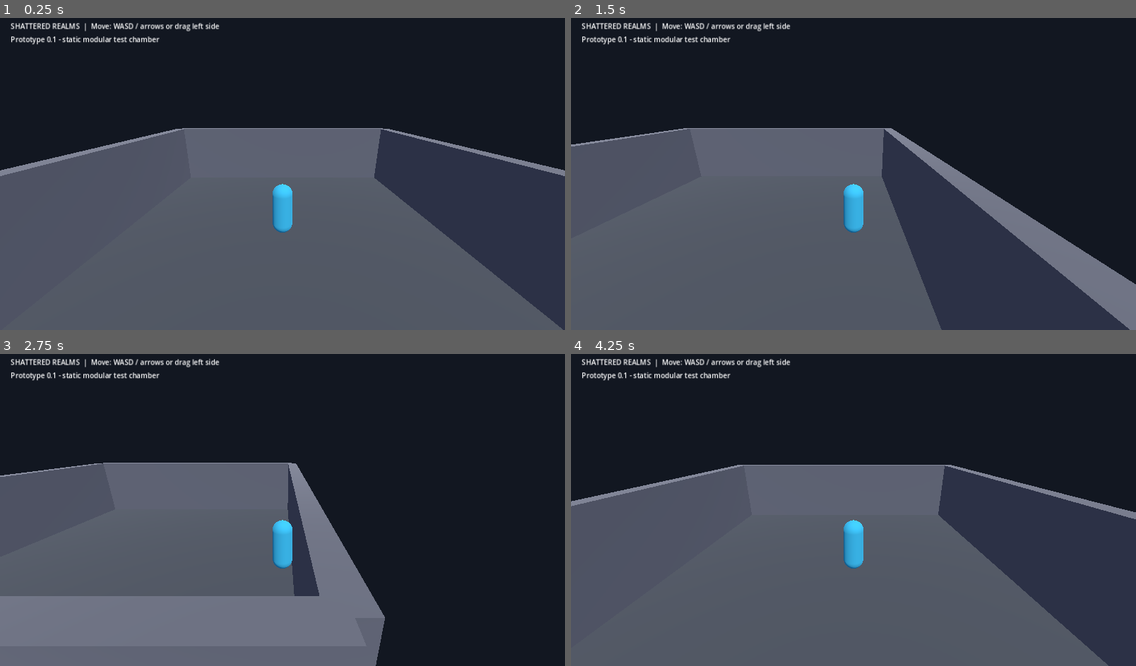
Above: before the commit, frames 1-4 (two rows, left to right).
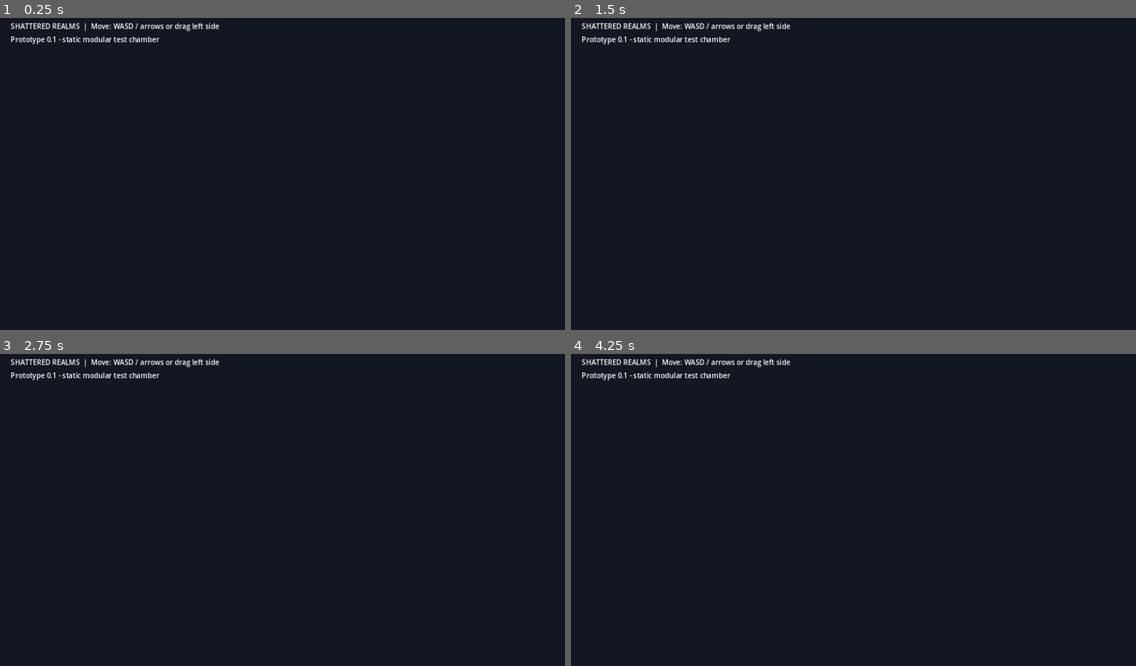
Above: after the commit, the same moments.

Repository: edbaus-alt/Shattered-realms-
Game: Godot game, scene res://scenes/main.tscn
The game is run twice, just before and just after one commit, with the same random seed, the same clock (stepped at 60 frames per second) and the same inputs.
Inputs (mouse positions are in pixels of both pictures, inside the frame that each line leads up to):
- Up to frame 1 (0.25 s): no input
- Up to frame 2 (1.5 s): tap Enter at 0.5 s; move the mouse to (977, 155) at 0.52 s; hold Right (ui_right) 0.53-1.25 s; click (977, 155) at 0.67 s; drag from (740, 186) to (825, 233) at 1.27 s
- Up to frame 3 (2.75 s): move the mouse to (339, 438) at 2.02 s; hold Right (ui_right) from 2.03 s (still down)
- Up to frame 4 (4.25 s): release Right (ui_right) at 2.75 s; tap Space at 2.75 s; drag from (825, 569) to (684, 460) at 2.77 s; move the mouse to (1023, 553) at 3.52 s; hold Left (ui_left) from 3.53 s (still down)

The runs differ from the first frame. In frame 1, 60% of the frame differs, in the area x 0-100%, y 35-100%; in frame 2, 53%; in frame 3, 40%; in frame 4, 60%.

Commit message:
Extend corridor walk to a 24m enclosed passage and adjust follow camera

Diff:
--- a/scripts/main.gd
+++ b/scripts/main.gd
@@ -57,13 +57,18 @@
     _make_box(self, Vector3(-4, 1.5, 6), Vector3(4, 3, 0.5), Color(0.38, 0.39, 0.43))
     _make_box(self, Vector3(4, 1.5, 6), Vector3(4, 3, 0.5), Color(0.38, 0.39, 0.43))
     _make_box(self, Vector3(0, -0.25, 12), Vector3(4, 0.5, 12), Color(0.28, 0.29, 0.32))
+    _make_box(self, Vector3(0, -0.25, 24), Vector3(4, 0.5, 12), Color(0.28, 0.29, 0.32))
+    _make_box(self, Vector3(-2, 1.5, 24), Vector3(0.5, 3, 12), Color(0.38, 0.39, 0.43))
+    _make_box(self, Vector3(2, 1.5, 24), Vector3(0.5, 3, 12), Color(0.38, 0.39, 0.43))
+    _make_box(self, Vector3(0, 1.5, 30), Vector3(4, 3, 0.5), Color(0.38, 0.39, 0.43))
+    _make_box(self, Vector3(0, 3.05, 18), Vector3(4.5, 0.3, 24), Color(0.25, 0.26, 0.30))
     _make_box(self, Vector3(-2, 1.5, 12), Vector3(0.5, 3, 12), Color(0.38, 0.39, 0.43))
     _make_box(self, Vector3(2, 1.5, 12), Vector3(0.5, 3, 12), Color(0.38, 0.39, 0.43))
 
 func _make_player() -> void:
     player = CharacterBody3D.new()
     player.name = "Player"
-    player.position = Vector3(0, 1, 0)
+    player.position = Vector3(0, 1.2, 0)
     add_child(player)
     var capsule := CapsuleShape3D.new()
     capsule.radius = 0.35
@@ -85,7 +90,7 @@
     camera_pivot = Node3D.new()
     add_child(camera_pivot)
     var camera := Camera3D.new()
-    camera.position = Vector3(0, 3.5, 6.5)
+    camera.position = Vector3(0, 3.5, -6.5)
     camera.rotation_degrees.x = -18
     camera.current = true
     camera_pivot.add_child(camera)
